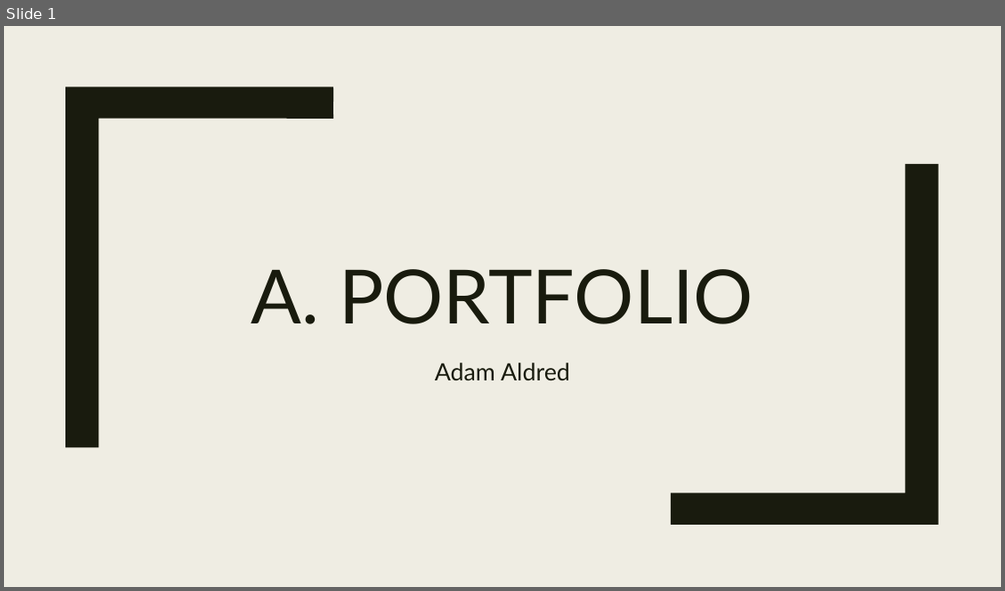
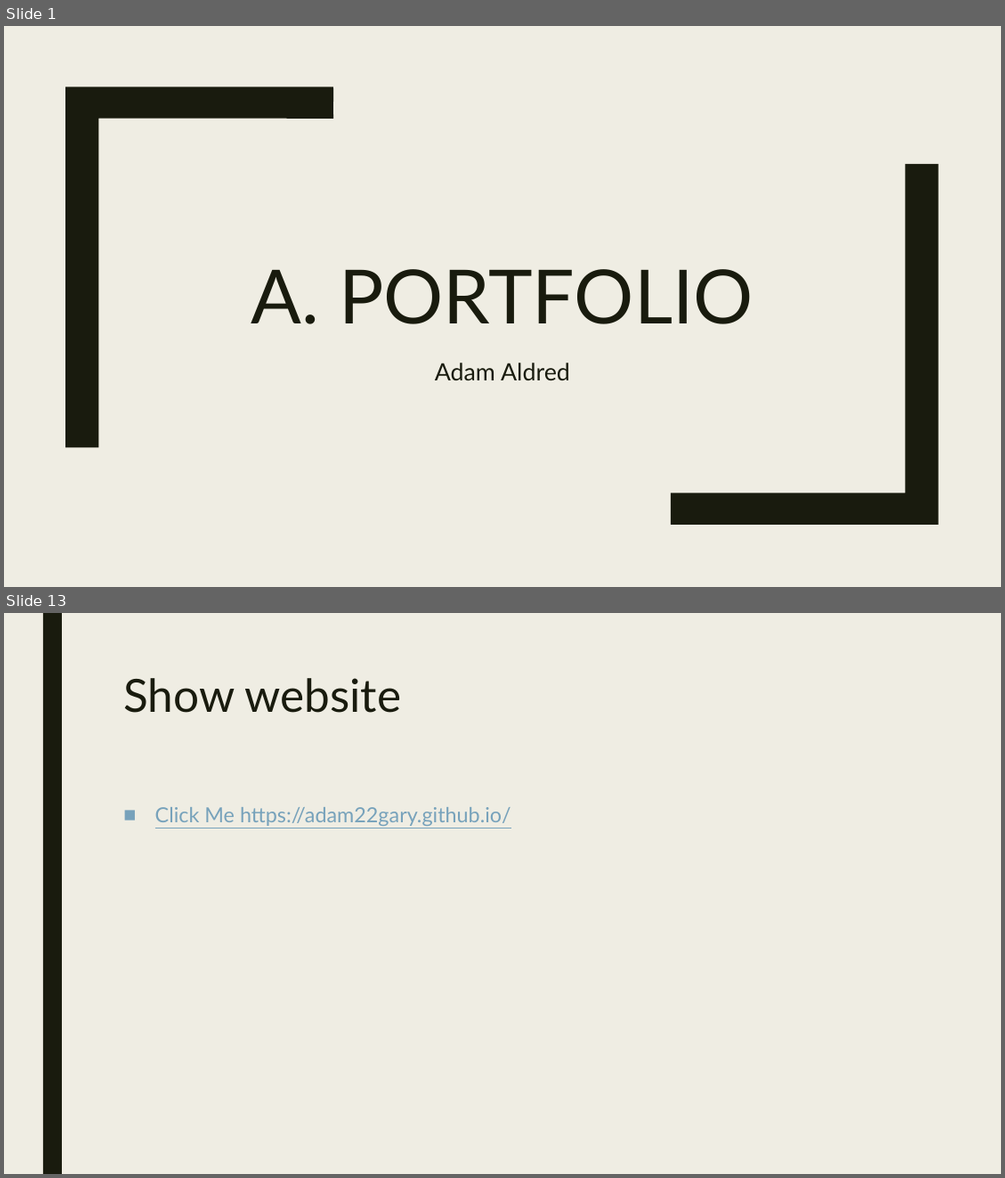
Before and after one commit to adam22gary/adam22gary.github.io, a slide deck: ppt/presentation.pptx. Shown one above the other, each under a label of ours: slide 1 before the commit, slides 1 and 13 after it; the slides between them are not shown. The pictures are 1005x591 and 1005x1178 pixels, drawn with LibreOffice and Linux fonts; fonts in the diff are those of the drawing. Boxes give left, top, right and bottom in pixels: in the first picture for what was removed or moved away, otherwise in the second. Text is boxed around its words. In the diff, an @@ line names an element or a change of style, - is before the commit and + after.

```diff
--- a/ppt/presentation.pptx
+++ b/ppt/presentation.pptx
@@ slide 13 added at (x1=4, y1=613, x2=1001, y2=1174), background #EFEDE3 @@
@@ rectangle added at (x1=43, y1=613, x2=62, y2=1174), fill #191B0E @@
@@ title added at (x1=123, y1=678, x2=402, y2=713), 44 pt, text #191B0E @@
+Show website
@@ text added at (x1=155, y1=807, x2=511, y2=826), 20 pt, text #77A2BB, underline @@
+■ Click Me https://adam22gary.github.io/
```
Also in this commit, not shown: 2 slides changed, 9 other slides added, 10 other files.
